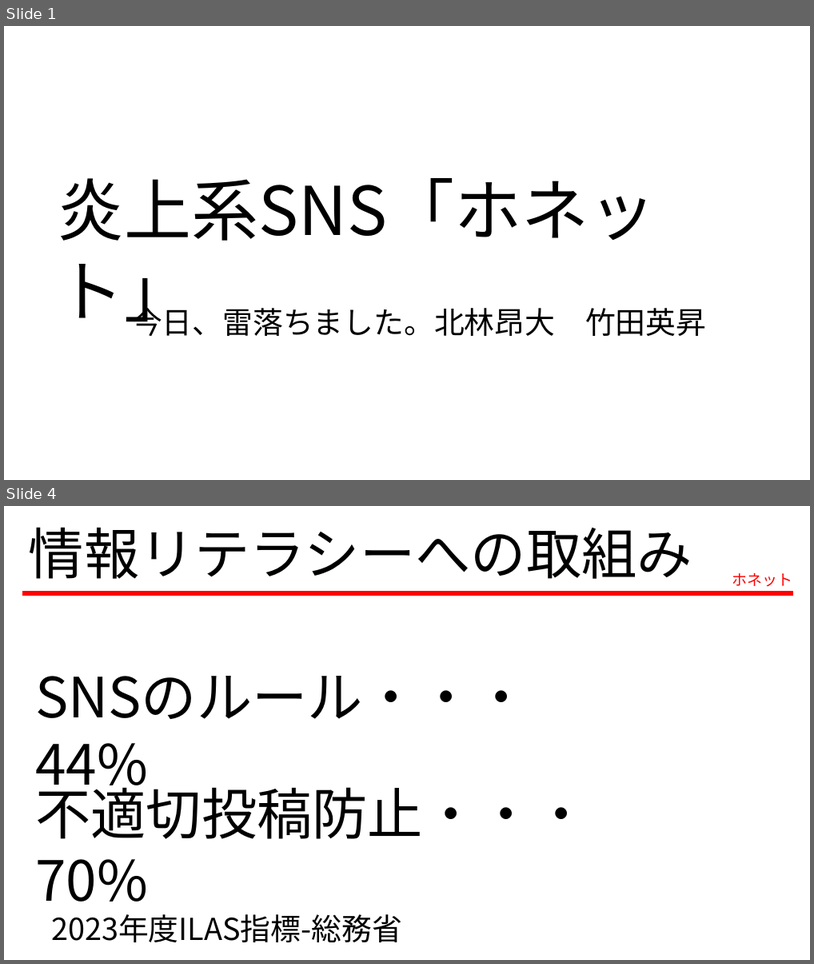
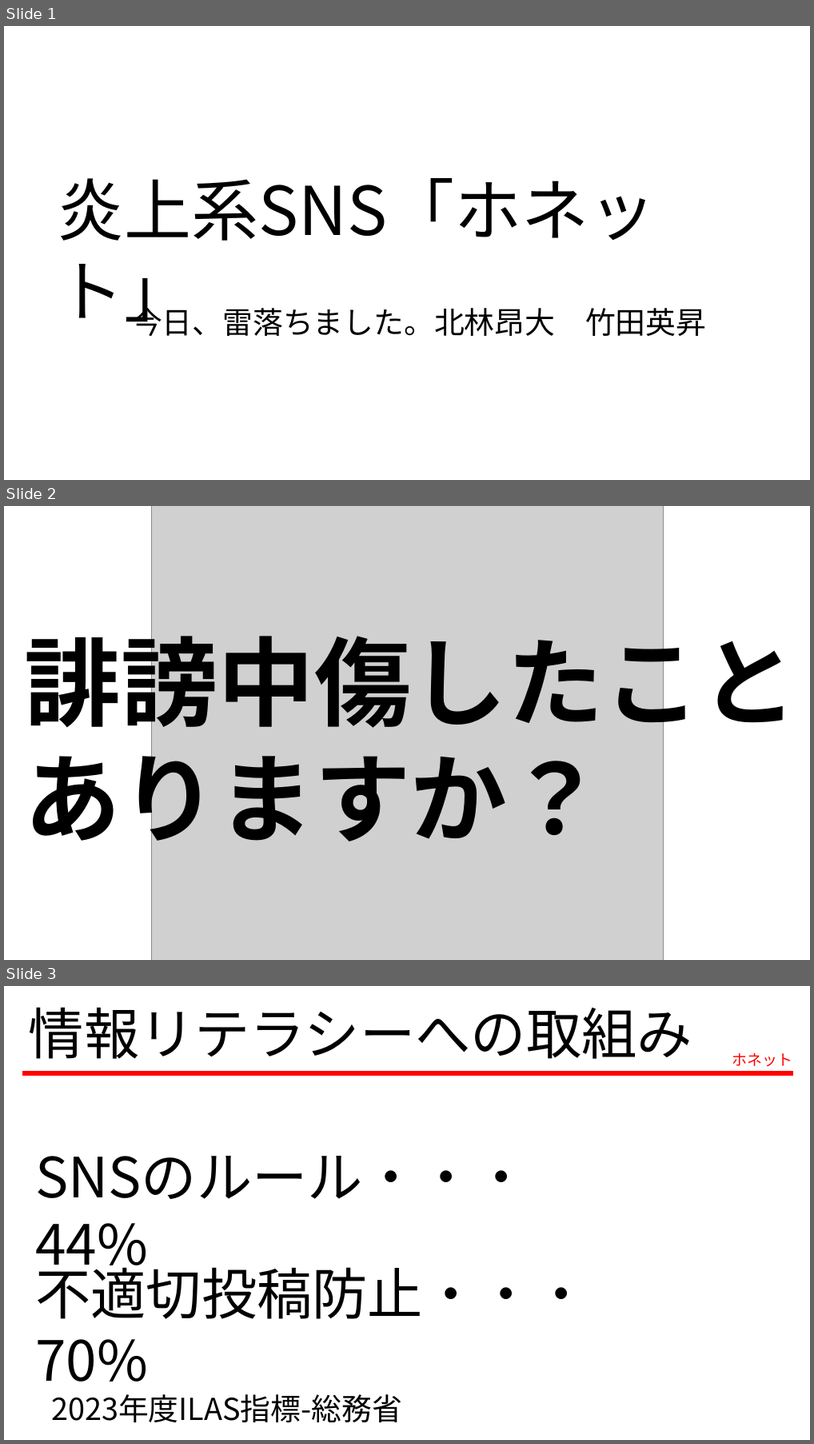
Before and after one commit to c0b23048bf/honetto, a slide deck: 発表資料_vol1.pptx. Shown one above the other, each under a label of ours: slides 1 and 4 before the commit, slides 1, 2 and 3 after it; the slides between them are not shown. The pictures are 814x964 and 814x1444 pixels, drawn with LibreOffice and Linux fonts; fonts in the diff are those of the drawing; grey boxes stand for pictures. Boxes give left, top, right and bottom in pixels: in the first picture for what was removed or moved away, otherwise in the second. Text is boxed around its words. In the diff, an @@ line names an element or a change of style, - is before the commit and + after.

```diff
--- a/発表資料_vol1.pptx
+++ b/発表資料_vol1.pptx
@@ slide 2 added at box(4, 506, 810, 960), background #FFFFFF @@
@@ picture added at box(151, 506, 662, 960) @@
@@ text added at box(25, 620, 798, 859), 115 pt, text #000000, bold @@
+誹謗中傷したこと
+ありますか？
@@ what was slide 4 is now slide 3 @@
```
Also in this commit, not shown: 5 slides changed, 1 other slide added.
